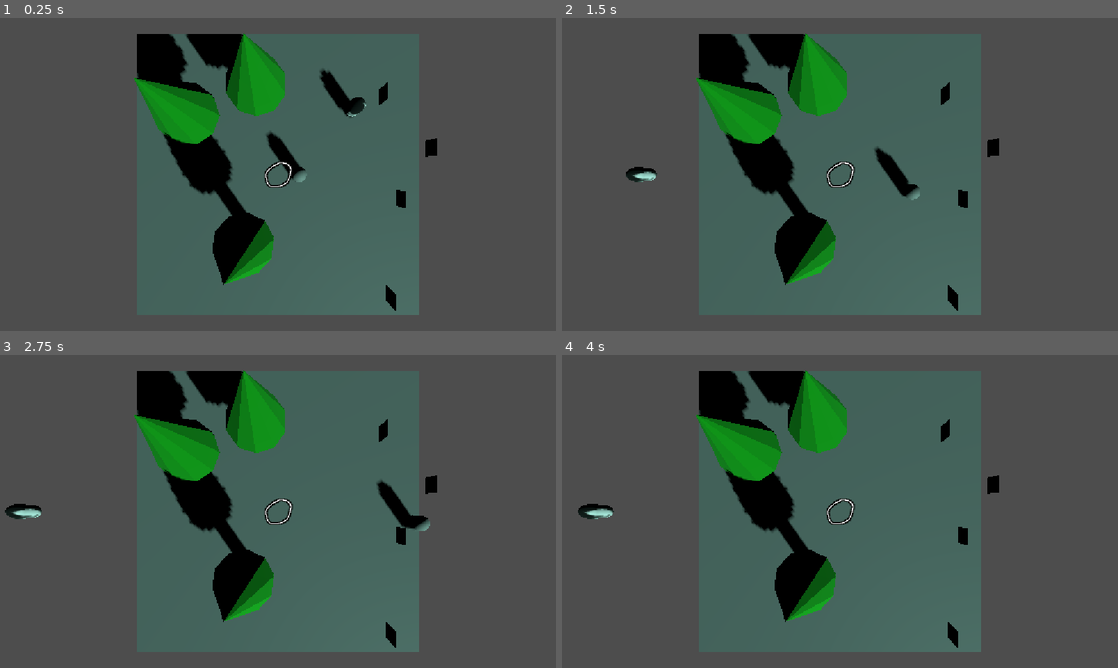
Above: before the commit, frames 1-4 (two rows, left to right).
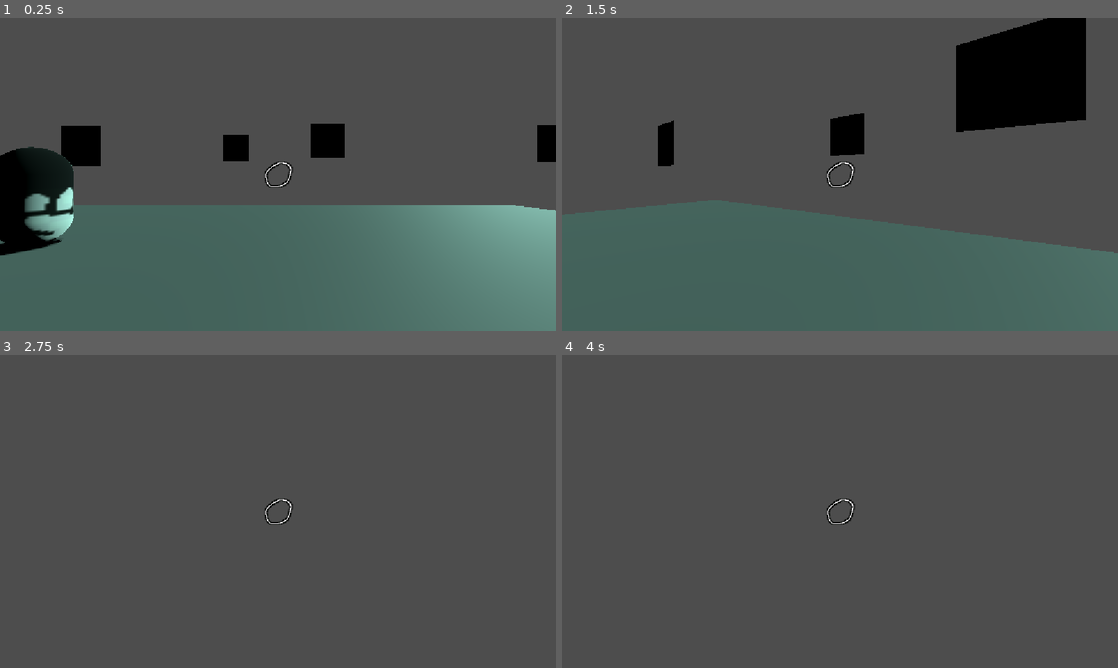
Above: after the commit, the same moments.

Repository: linguisticspaceship/YIIKcord-Halloween-Collab-2026
Game: Godot game, scene res://Scenes/TestArea.tscn
Two runs of this game, one before a commit and one after it. Both use one fixed random seed, a clock stepped at 60 frames per second and the inputs below.
Inputs (mouse positions are in pixels of both pictures, inside the frame that each line leads up to):
- Up to frame 1 (0.25 s): no input
- Up to frame 2 (1.5 s): tap Enter at 0.5 s; move the mouse to (867, 174) at 0.52 s; press the mouse at (867, 174) at 0.53 s; hold W (MoveForward) from 0.53 s (still down); move the mouse to (812, 174) at 1.27 s; release the mouse at (812, 174) at 1.28 s; tap Shift (Sprint) at 1.35 s
- Up to frame 3 (2.75 s): keep holding W (MoveForward); move the mouse to (289, 505) at 2.02 s; press the mouse at (289, 505) at 2.03 s
- Up to frame 4 (4 s): keep holding W (MoveForward); move the mouse to (834, 517) at 2.77 s; release the mouse at (834, 517) at 2.78 s; tap Shift (Sprint) at 2.85 s; move the mouse to (878, 514) at 3.52 s; press the mouse at (878, 514) at 3.53 s

The runs differ from the first frame. In frame 1, 29% of the frame differs, in the area x 0-100%, y 4-100%; in frame 2, 27%; in frame 3, 19%; in frame 4, 19%.

Commit message:
buncha shit

Diff:
--- a/Prefabs/RoryCat.gd
+++ b/Prefabs/RoryCat.gd
@@ -16,7 +16,7 @@
 @onready var player = $"../Player"
 
 func _on_visible_on_screen_notifier_3d_screen_entered() -> void:
-	GlobalScene.play_sound("jumpscare")
+	Global.play_sound("jumpscare")
 	in_sight = true
 
 
--- a/Prefabs/player.gd
+++ b/Prefabs/player.gd
@@ -36,7 +36,8 @@
 	if direction:
 		velocity.x = direction.x * speed
 		velocity.z = direction.z * speed
-	else:
+		footstep_sfx()
+	else: # Slow down to 0
 		velocity.x = move_toward(velocity.x, 0, speed)
 		velocity.z = move_toward(velocity.z, 0, speed)
 
@@ -51,6 +52,18 @@
 
 	if event is InputEventMouseMotion:
 		rotate_y(-event.relative.x * mouse_sensitivity)
+
+func footstep_sfx():
+	if Global.get_sound("grass"):
+		print("Grass loaded")
+	if !Global.get_sound("grass"):
+		print("Not playing grass SFX!")
+
+	if !Global.get_sound("grass"):
+		if randi_range(0,10) == 10:
+			print("BOOM")
+			Global.play_sound("grass")
+
 
 func pointer_change():
 	match mouse_state:
--- a/Scenes/Global.tscn
+++ b/Scenes/Global.tscn
@@ -13,3 +13,5 @@
 
 [node name="Sounds" type="AudioStreamPlayer" parent="." unique_id=902908802]
 max_polyphony = 8
+
+[node name="Ambience" type="AudioStreamPlayer" parent="." unique_id=1030538803]
--- a/Scenes/TestArea.tscn
+++ b/Scenes/TestArea.tscn
@@ -12,9 +12,6 @@
 data = PackedVector3Array(10, 0, 10, -10, 0, 10, 10, 0, -10, -10, 0, 10, -10, 0, -10, 10, 0, -10)
 
 [node name="TestArea" type="Node3D" unique_id=733483550]
-
-[node name="Camera3D" type="Camera3D" parent="." unique_id=1767720595]
-transform = Transform3D(1, 0, 0, 0, -4.371139e-08, 1, 0, -1, -4.371139e-08, 0, 14.481981, 0)
 
 [node name="StaticBody3D" type="StaticBody3D" parent="." unique_id=548564682]
 
@@ -57,3 +54,6 @@
 
 [node name="RoryCat" parent="." unique_id=2144193776 instance=ExtResource("4_o23y2")]
 transform = Transform3D(1, 0, 0, 0, 1, 0, 0, 0, 1, 5.1318293, 0.9, -4.4921074)
+
+[node name="DEBUGCAM" type="Camera3D" parent="." unique_id=1767720595]
+transform = Transform3D(1, 0, 0, 0, -4.371139e-08, 1, 0, -1, -4.371139e-08, 0, 14.481981, 0)
--- a/Scenes/global.gd
+++ b/Scenes/global.gd
@@ -2,12 +2,51 @@
 
 var sound_list = {
 	"jumpscare": "res://Sounds/Jumpscare.ogg",
+	"grass": [
+		"res://Sounds/Grass_1.ogg",
+		"res://Sounds/Grass_2.ogg",
+		"res://Sounds/Grass_3.ogg",
+		"res://Sounds/Grass_4.ogg",
+		"res://Sounds/Grass_5.ogg",
+	]
 }
+func get_sound(sound="jumpscare"): # True/false if SFX is playing
+	var sfx_current = str($Sounds.stream.resource_path) # Current SFX playing
 
-func play_sound(sound="Jumpscare"):
+	# Error handler
+	if sfx_current == null:
+		print("No sound currently streaming.")
+		return false
+
+	if $Sounds.playing == false:
+		#print("No sound currently playing.")
+		return false
+
+	if sound_list.has(sound) == false:
+		print(sound, " doesn't exist in sound list.")
+		return false
+
+	# Main shit
+	if typeof(sound_list[sound]) == TYPE_ARRAY: # "Random" sounds
+		for x in sound_list[sound]:
+			if x == sfx_current:
+				return true
+	if typeof(sound_list[sound]) == TYPE_STRING: # "Normal" Sounds
+		if sound_list[sound] == sfx_current:
+			return true
+
+	return false # Default answer
+
+func play_sound(sound="jumpscare"):
 	var sfx_request = sound_list[sound.to_lower()]
+	print(sfx_request)
 	if sfx_request == null:
 		print("ERROR! ", sound, " does not exist! Not playing SFX.")
 		return
+
+	# If sound has more than one listed
+	if typeof(sfx_request) == TYPE_ARRAY:
+		sfx_request = sfx_request.pick_random()
+
 	$Sounds.stream = load(sfx_request)
 	$Sounds.play()
--- a/project.godot
+++ b/project.godot
@@ -17,8 +17,7 @@
 
 [autoload]
 
-Global="*uid://dkff8jyph5rjn"
-GlobalScene="*uid://dyixaalbvmh7y"
+Global="*uid://dyixaalbvmh7y"
 PictureData="*uid://djng1bb0jb75s"
 
 [display]
Not shown, added: Sounds/Grass_1.ogg.import
Not shown, added: Sounds/Grass_2.ogg.import
Not shown, added: Sounds/Grass_3.ogg.import
Not shown, added: Sounds/Grass_4.ogg.import
Not shown, added: Sounds/Grass_5.ogg.import
Not shown, added: Sounds/Text Box Appears.ogg.import
Not shown, added: Sounds/evil meow.ogg.import
Not shown, added: Sounds/forest ambience.ogg.import
Not shown, added: Sounds/Grass_1.ogg
Not shown, added: Sounds/Grass_2.ogg
Not shown, added: Sounds/Grass_3.ogg
Not shown, added: Sounds/Grass_4.ogg
(and 5 more such lines)
